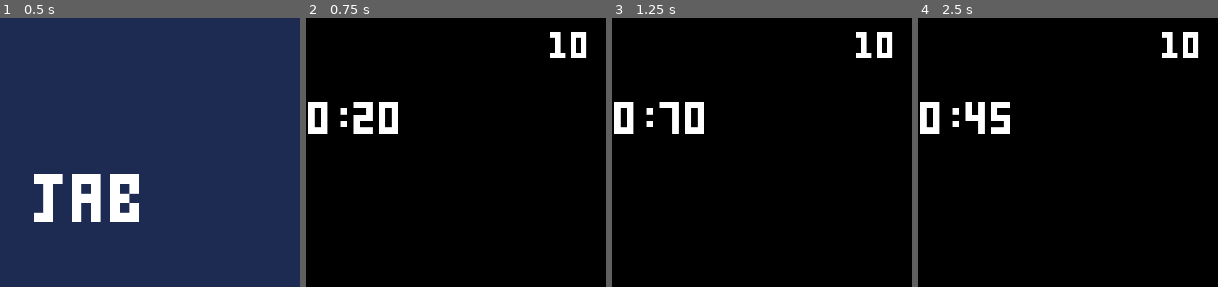
Above: before the commit, frames 1-4 (left to right).
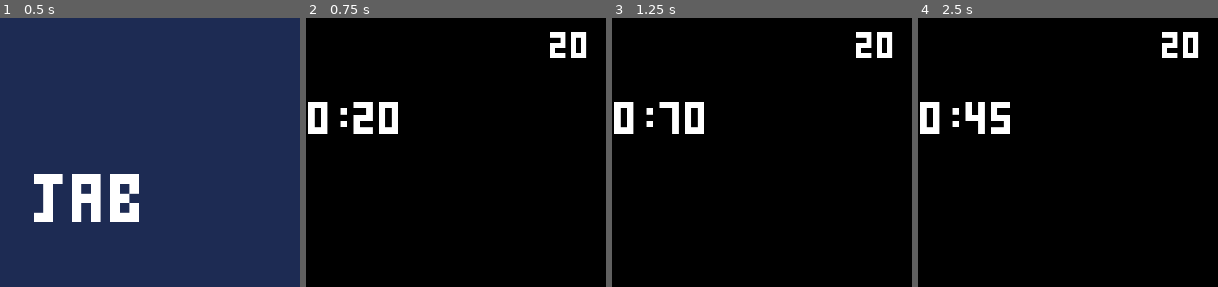
Above: after the commit, the same moments.

Repository: sugarvoid/one-jab
Game: Godot game, scene res://game/scenes/game.tscn
Same seed, same stepped clock (60 frames per second), same inputs: the game is played once before the commit and once after it.
Inputs:
- Up to frame 1 (0.5 s): no input
- Up to frame 2 (0.75 s): tap Enter at 0.5 s; hold Z (move) from 0.53 s (still down)
- Up to frame 3 (1.25 s): keep holding Z (move)
- Up to frame 4 (2.5 s): release Z (move) at 1.28 s; tap X (poke) at 1.35 s; tap Space at 2 s; hold Z (move) from 2.03 s (still down)
The pictures show only the part of the screen within x 50-100%, y 0-50%; the shares and areas given below are measured in that part.

Frame 1 is identical in both runs. In frame 2, 0.3% of the frame differs, in the area x 81-87%, y 5-14%; in frame 3, 0.3%; in frame 4, 0.3%.
Error before the commit: Attempt to call function 'get_as_text' in base 'null instance' on a null instance. (res://game/scripts/game.gd:208)

Commit message:
Fix save file bug...again

Diff:
--- a/game/data/game_history.json
+++ /dev/null
@@ -1,44 +0,0 @@
-[
-	{
-		"date": "2024/03/03 12:02",
-		"name": "_name_",
-		"time": "00:04:61",
-		"time_int": 4616
-	},
-	{
-		"date": "2024/03/03 12:03",
-		"name": "_name_",
-		"time": "00:05:36",
-		"time_int": 5367
-	},
-	{
-		"date": "2024/03/03 12:03",
-		"name": "_name_",
-		"time": "00:06:00",
-		"time_int": 6000
-	},
-	{
-		"date": "2024/03/03 12:03",
-		"name": "_name_",
-		"time": "00:06:05",
-		"time_int": 6050
-	},
-	{
-		"date": "2024/03/03 11:54",
-		"name": "_name_",
-		"time": "00:06:95",
-		"time_int": 6950
-	},
-	{
-		"date": "2024/03/03 11:55",
-		"name": "_name_",
-		"time": "00:07:73",
-		"time_int": 7733
-	},
-	{
-		"date": "2024/03/03 12:04",
-		"name": "_name_",
-		"time": "00:06:93",
-		"time_int": 6934
-	}
-]
--- a/game/scripts/game.gd
+++ b/game/scripts/game.gd
@@ -9,7 +9,7 @@
 
 
 const GAME_HISTORY_PATH = "user://game_history.json"
-const HITS_NEEDED: int = 10
+const HITS_NEEDED: int = 20
 const slots: Array[int] = [
 	14,
 	34,
@@ -38,7 +38,6 @@
 
 
 func _ready():
-	load_history()
 	switch_screen(0)
 	update_hud()
 	marker.play("default")
@@ -199,8 +198,11 @@
 	return false
 
 func make_save_file():
-	var file = FileAccess.open(GAME_HISTORY_PATH, FileAccess.READ_WRITE)
-	file.close()
+	if FileAccess.file_exists(GAME_HISTORY_PATH):
+		print('file is here')
+	else:
+		var file = FileAccess.open(GAME_HISTORY_PATH, FileAccess.WRITE)
+		file.close()
 
 func load_history() -> Array:
 	var file = FileAccess.open(GAME_HISTORY_PATH, FileAccess.READ)
Not shown, changed: export_presets.cfg
